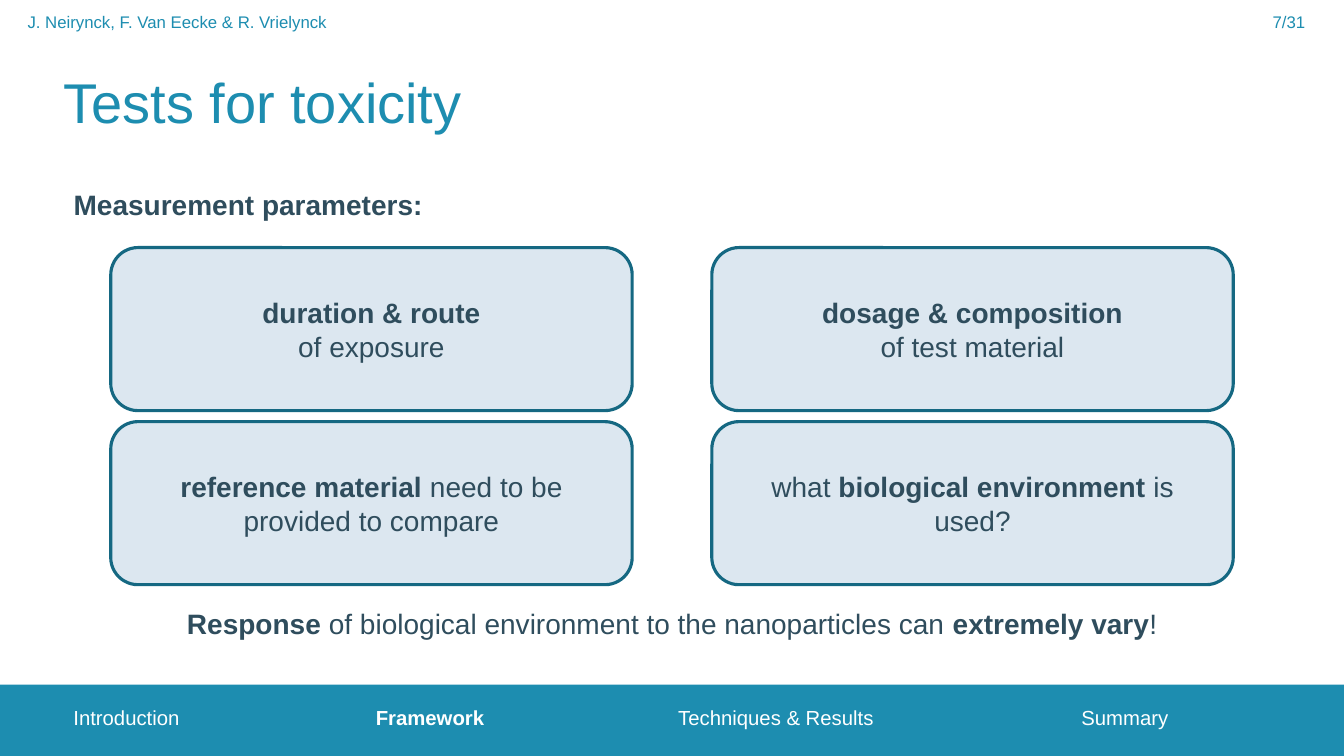
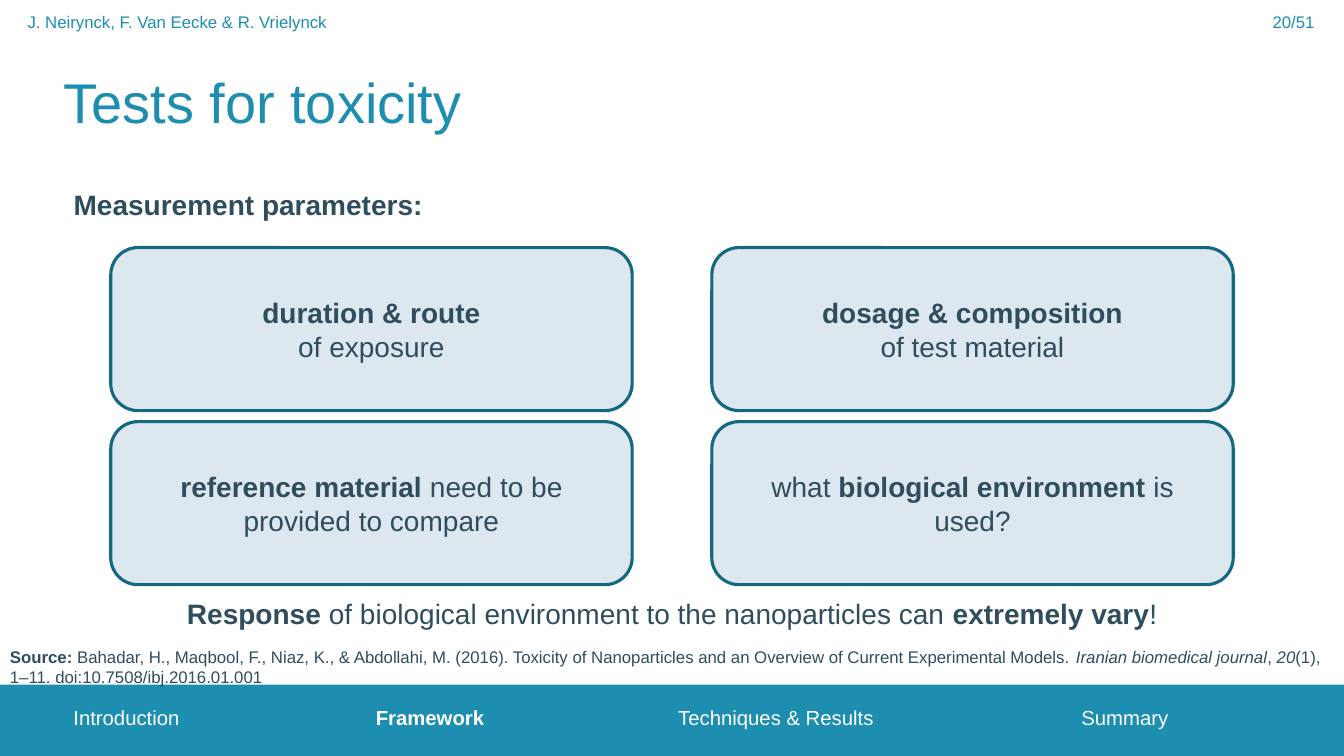
Before and after one commit to FrederikVanEecke/PresentationClusters, a slide deck: slide 20 of NanoparticleToxicity.pptx (slide 7 before the commit). Drawn at 1344x756 pixels with LibreOffice and Linux fonts; fonts in the diff are those of the drawing; background and template pictures are left out. Boxes give left, top, right and bottom in pixels: in the first picture for what was removed or moved away, otherwise in the second. Text is boxed around its words. In the diff, an @@ line names an element or a change of style, - is before the commit and + after.

```diff
--- a/NanoparticleToxicity.pptx
+++ b/NanoparticleToxicity.pptx
@@ page number at [1273, 16, 1315, 28]: text changed @@
-7/31
+20/51
@@ text "Response of biological environment to ...": place and size @@
-text "Response of biological environment to ..." at [187, 613, 1157, 639]
+text "Response of biological environment to ..." at [187, 603, 1157, 629]
@@ text added at [10, 651, 1321, 688], 12 pt, text #2F4D5D @@
+Source: Bahadar, H., Maqbool, F., Niaz, K., & Abdollahi, M. (2016). Toxicity of Nanoparticles and an Overview of Current Experimental Models. Iranian biomedical journal, 20(1), 1–11. doi:10.7508/ibj.2016.01.001
```
Also in this commit, not shown: 21 other slides changed, 28 slides added, 2 slides removed.
